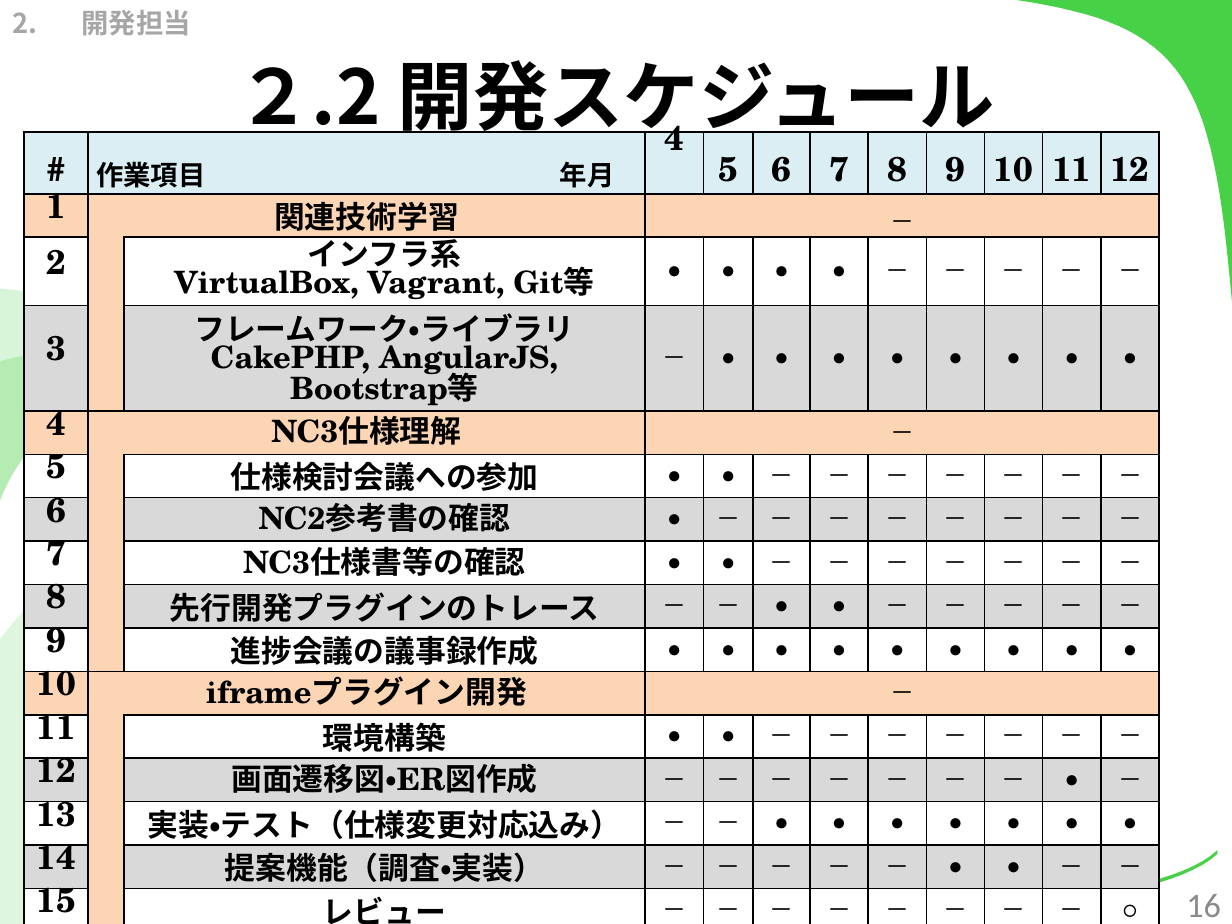
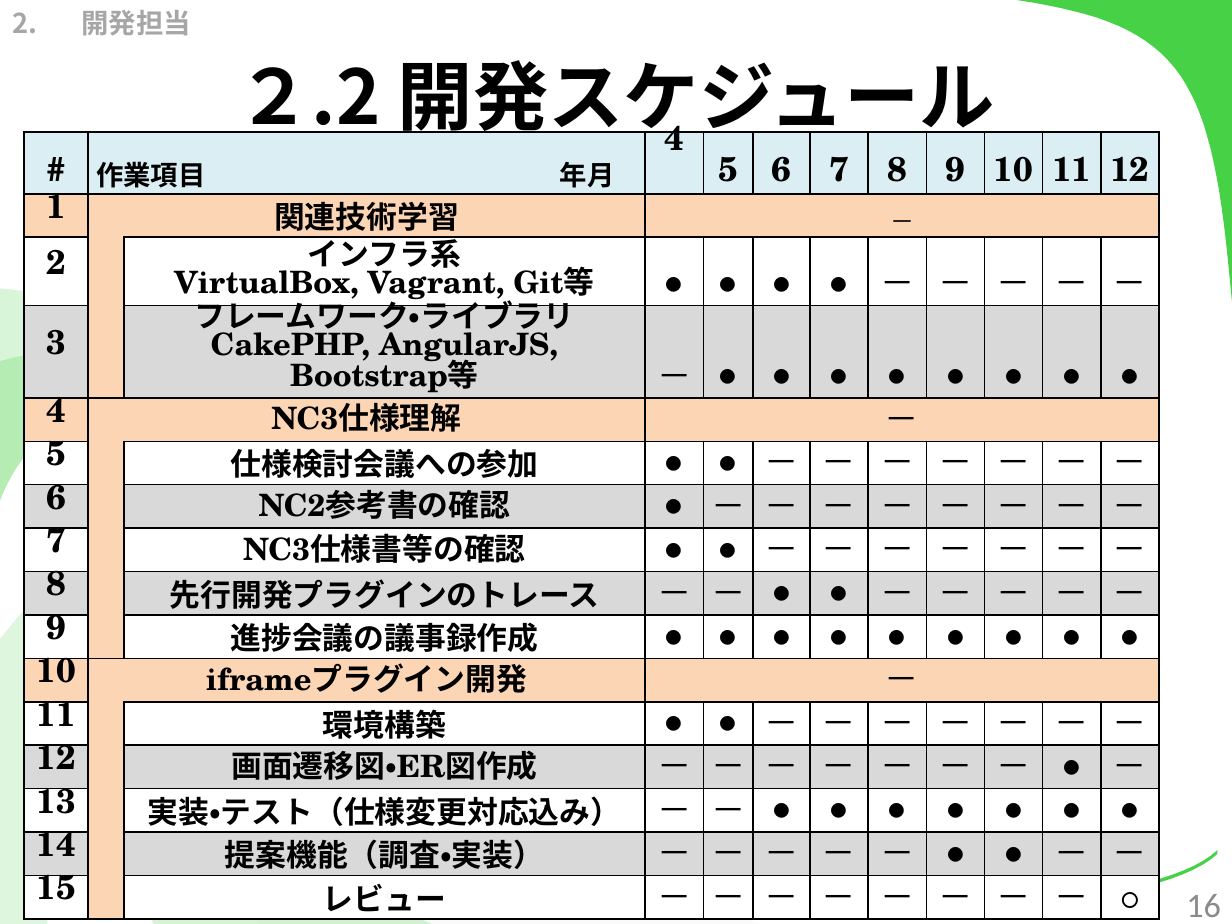
Before and after one commit to kotaro0717/Report-Management, a slide deck: slide 16 of PowerPoint/report_hokada.pptx. Drawn at 1232x924 pixels with LibreOffice and Linux fonts; fonts in the diff are those of the drawing. Boxes give left, top, right and bottom in pixels: in the first picture for what was removed or moved away, otherwise in the second. Text is boxed around its words. In the diff, an @@ line names an element or a change of style, - is before the commit and + after.

```diff
--- a/PowerPoint/report_hokada.pptx
+++ b/PowerPoint/report_hokada.pptx
@@ table at (25,132,1158,916) @@
@@ size 14 to 20 pt in "●", "●", "●", "●" and 105 more places @@
@@ size 14 to 18 pt in "○" @@
```
Also in this commit, not shown: 10 other slides changed, 4 other files.
